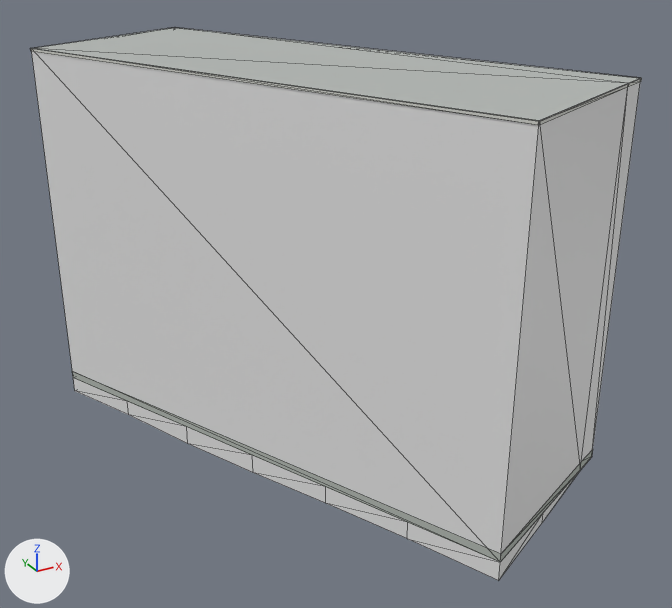
The glTF model public/models/buildings/osm-way-53921170.glb: old version first, new version second.
Rendered twice from a camera (50 mm lens) standing at (-16.1, -31.3, 20.7) and looking at (0.5, -1.1, 5.5). Arrows for +X, +Y and +Z are at lower left; the lights stay in place. The picture after the commit comes second. Mesh edges are drawn as thin lines. Where no turn or scale is listed for an object, it has been applied to the vertices. Vertices at exactly the same position are counted once.

Names of what the first picture shows: 'building foundation 53921170', 'reality 53921170 near reality aged pale plaster', 'reality 53921170 near reality concrete plinth', 'reality 53921170 near reality flat weathered roof', 'reality 53921170 near reality pale aluminum sill'.
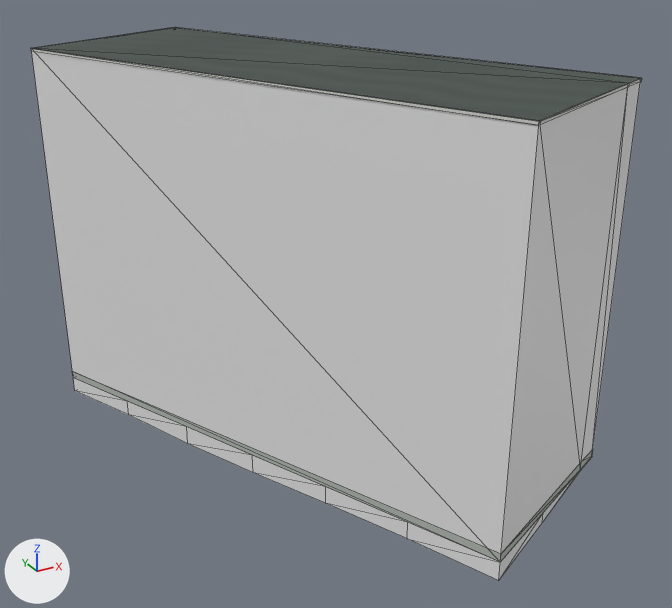
What differs and where, as boxes [x1, y1, x2, y2] in the pictures (672 x 608 px):
'reality 53921170 near reality flat weathered roof', surface changed (darker)
    both: [31, 28, 640, 121]
part 1 of me_reality_53921170_near_reality_pale_aluminum_sill, reshaped
    both: [31, 28, 642, 125]

The edits, one by one:
Picture 'roof-color' (img_roof_color) is new.
In material 'reality flat weathered roof' (mat_reality_flat_weathered_roof), base_color is no longer (0.451, 0.475, 0.455), grey #b3b7b4.
In material 'reality flat weathered roof' (mat_reality_flat_weathered_roof), texture is now set to img_roof_color.
me_reality_53921170_near_reality_pale_aluminum_sill is used by ob_reality_53921170_near_reality_pale_aluminum_sill; location (0.0, 0.0, 0.0).
me_reality_53921170_near_reality_pale_aluminum_sill had 20 vertices, 10 faces and spanned x -8.3..8.3, y -11.8..11.8, z 14.9..15.0.
me_reality_53921170_near_reality_pale_aluminum_sill now has 25 vertices, 20 faces and spans x -8.3..8.3, y -11.8..11.8, z 14.9..15.0.
Part 1, on me_reality_53921170_near_reality_pale_aluminum_sill:
10 faces are deleted.
5 vertices are added at (-8.3, 8.4, 15.0), (8.3, -8.3, 15.0), (-1.0, 11.8, 15.0), (1.0, -11.8, 15.0), (7.2, -8.8, 15.0).
20 new faces join them.
